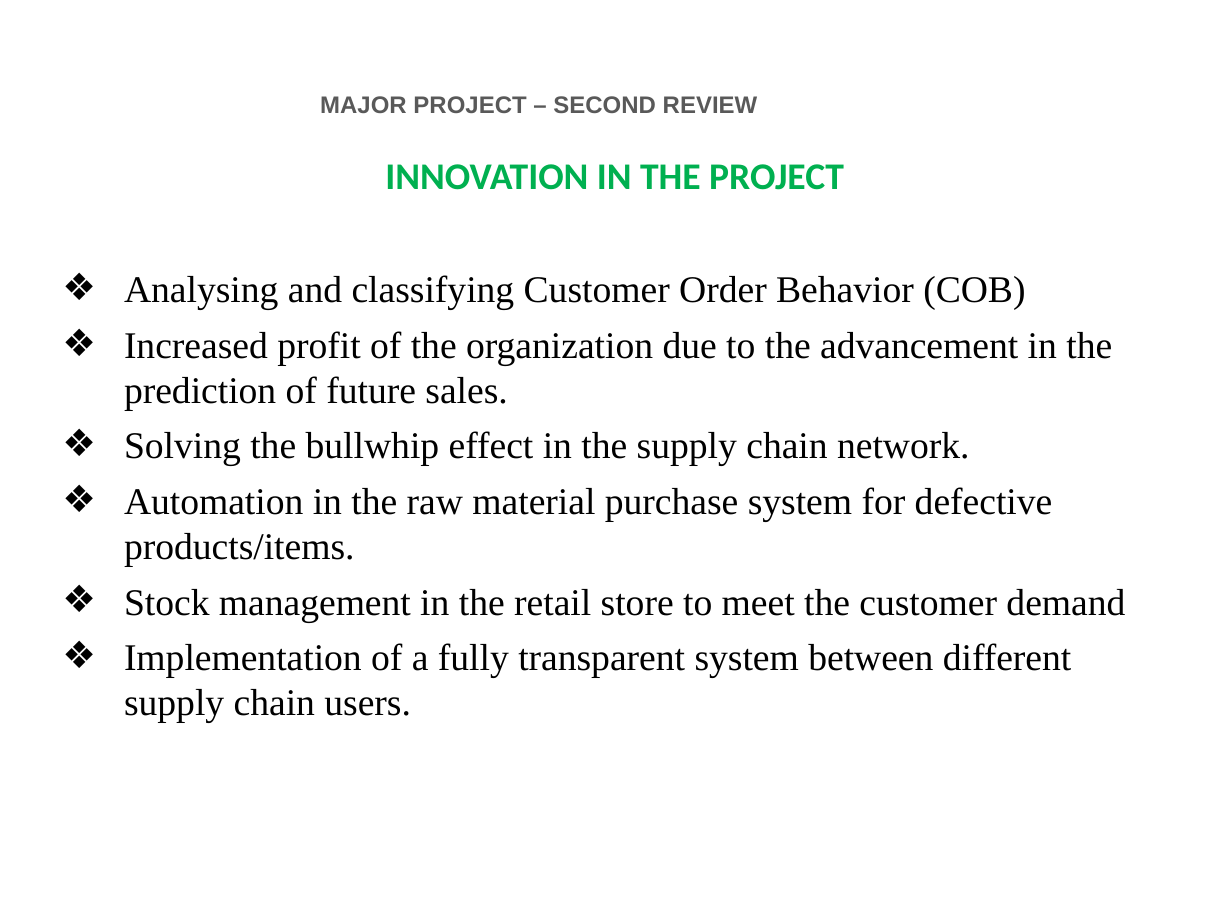
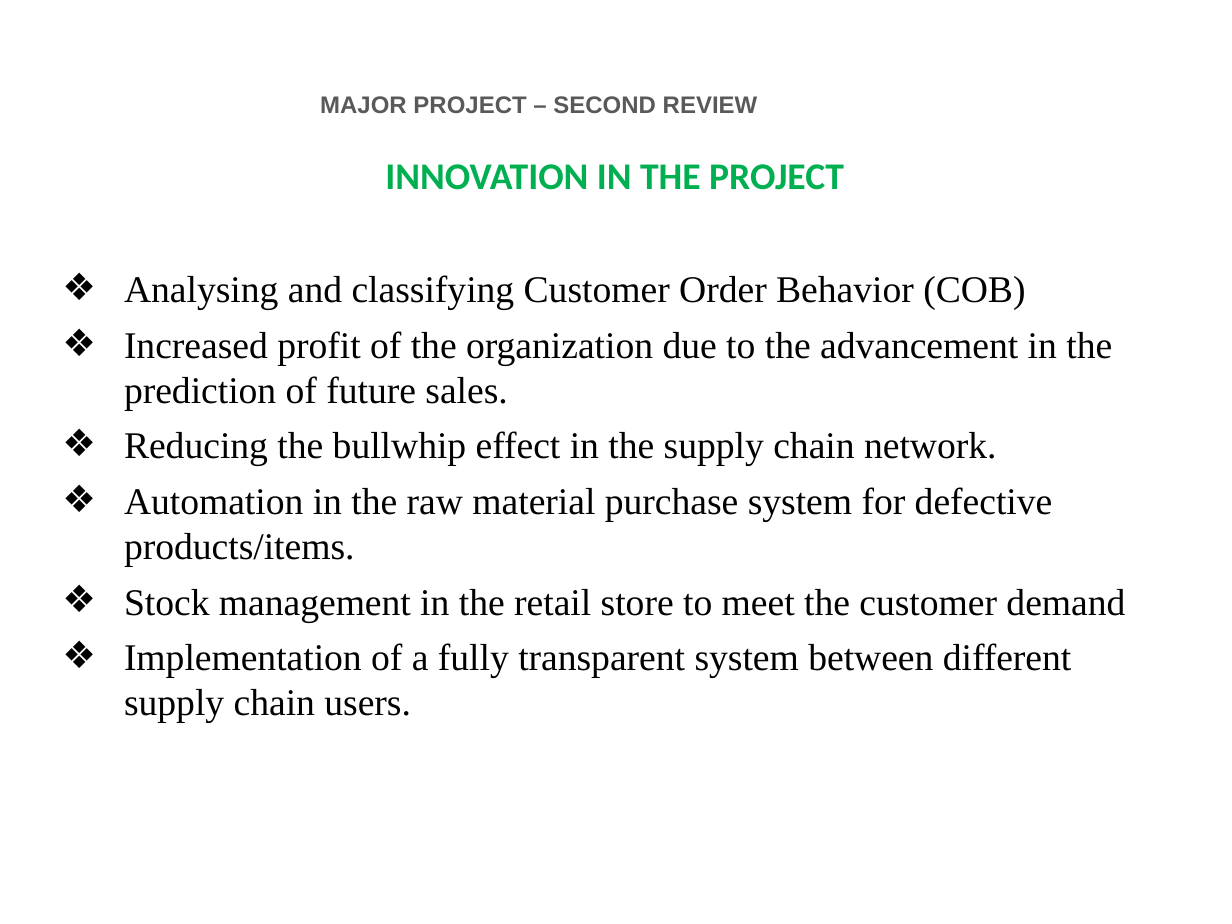
Before and after one commit to 24tarun/UG-project-Demand-Forecasting, a slide deck: slide 6 of FINAL_YEAR_PROJECT_PPT.pptx. Drawn at 1232x924 pixels with LibreOffice and Linux fonts; fonts in the diff are those of the drawing; background and template pictures are left out. Boxes give left, top, right and bottom in pixels: in the first picture for what was removed or moved away, otherwise in the second. Text is boxed around its words. In the diff, an @@ line names an element or a change of style, - is before the commit and + after.

```diff
--- a/FINAL_YEAR_PROJECT_PPT.pptx
+++ b/FINAL_YEAR_PROJECT_PPT.pptx
@@ text at (x1=124, y1=431, x2=997, y2=466): text changed @@
-❖ Solving the bullwhip effect in the supply chain network.
+❖ Reducing the bullwhip effect in the supply chain network.
```
Also in this commit, not shown: 3 other slides changed, 5 slides added, 2 slides removed, 4 other files.
